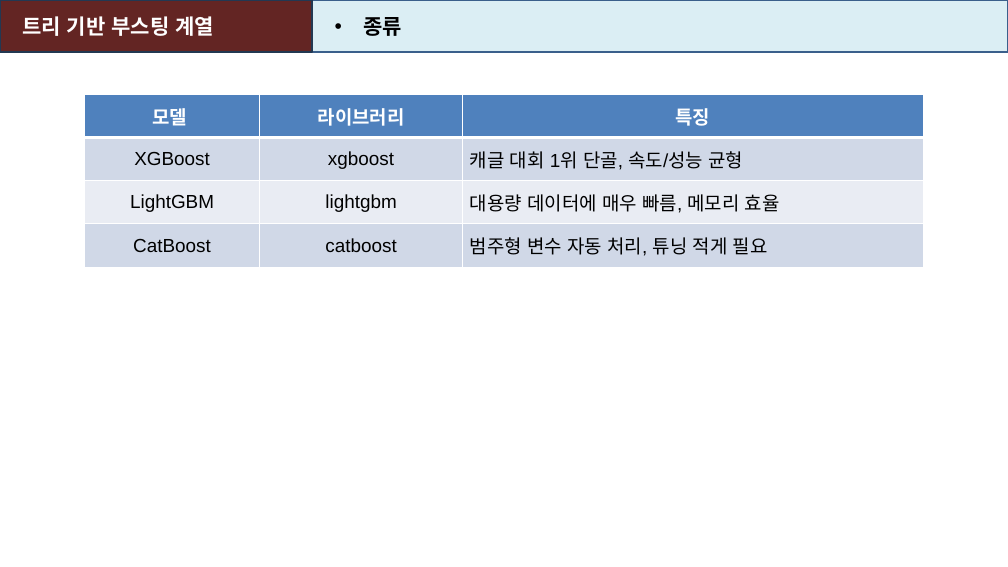
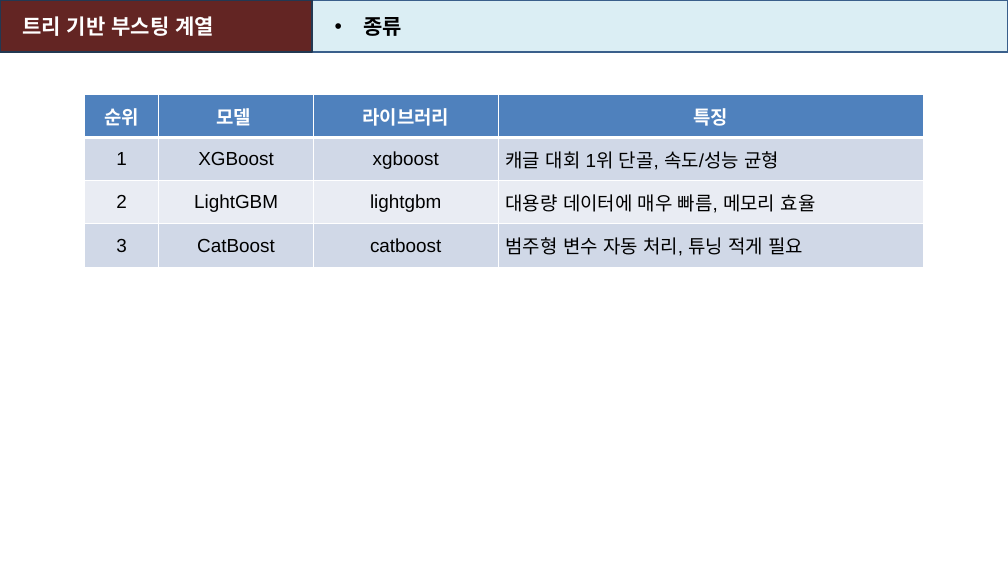
Before and after one commit to heartcom/Linux-Program, a slide deck: slide 95 of 강의자료_머신러닝_인공지능(2606).pptx (slide 94 before the commit). Drawn at 1008x567 pixels with LibreOffice and Linux fonts; fonts in the diff are those of the drawing. Boxes give left, top, right and bottom in pixels: in the first picture for what was removed or moved away, otherwise in the second. Text is boxed around its words. In the diff, an @@ line names an element or a change of style, - is before the commit and + after.

```diff
--- a/강의자료_머신러닝_인공지능(2606).pptx
+++ b/강의자료_머신러닝_인공지능(2606).pptx
@@ table at box(84, 95, 923, 267) @@
+column 1: 순위 | 1 | 2 | 3
```
Also in this commit, not shown: 11 other slides changed, 51 slides added.
